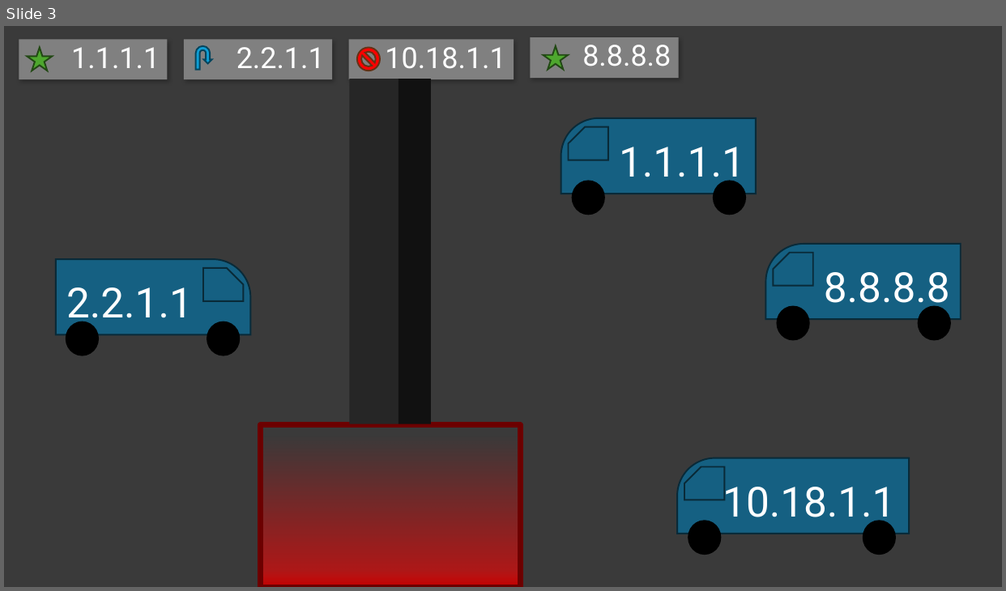
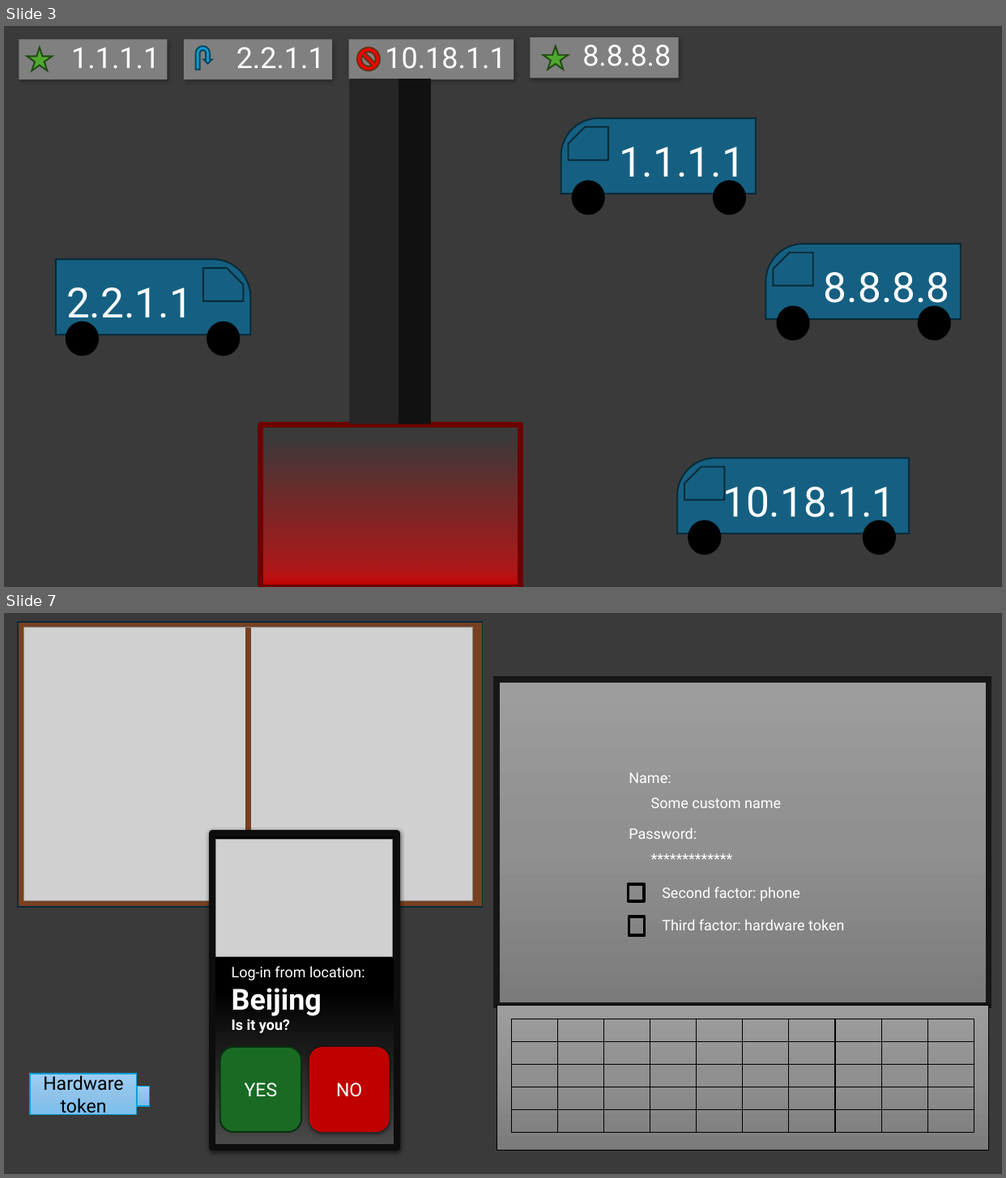
Before and after one commit to EbrithilNogare/TheSecurityGuideToTheInternet, a slide deck: The security guide to the internet - minigames.pptx. Shown one above the other, each under a label of ours: slide 3 before the commit, slides 3 and 7 after it; the slides between them are not shown. The pictures are 1006x591 and 1006x1178 pixels, drawn with LibreOffice and Linux fonts; fonts in the diff are those of the drawing; grey boxes stand for pictures. Boxes give left, top, right and bottom in pixels: in the first picture for what was removed or moved away, otherwise in the second. Text is boxed around its words. In the diff, an @@ line names an element or a change of style, - is before the commit and + after.

```diff
--- a/The security guide to the internet - minigames.pptx
+++ b/The security guide to the internet - minigames.pptx
@@ slide 7 added at box(4, 613, 1002, 1174), background #3A3A3A @@
@@ rectangle added at box(18, 622, 483, 907), fill #774021, outline #092A39 1.5 pt @@
@@ picture added at box(24, 628, 473, 901) @@
@@ line added from (248, 628) to (248, 901), #774021 6 pt @@
@@ rectangle added at box(496, 679, 988, 1006), fill gradient #9D9D9D to #909090 to #7C7C7C, outline #171717 6 pt @@
@@ text added at box(629, 773, 671, 783), 14 pt, text #FFFFFF @@
+Name:
@@ text added at box(651, 798, 781, 808), 14 pt, text #FFFFFF @@
+Some custom name
@@ text added at box(629, 828, 697, 839), 14 pt, text #FFFFFF @@
+Password:
@@ rectangle added at box(212, 833, 397, 1148), fill gradient #4B4B4B to #000000, outline #0D0D0D 6 pt @@
@@ picture added at box(216, 839, 392, 956) @@
@@ text added at box(644, 845, 806, 871), 14 pt, text #FFFFFF @@
+*************
@@ rectangle added at box(629, 884, 644, 902), outline #000000 3 pt @@
@@ text added at box(662, 887, 800, 901), 14 pt, text #FFFFFF @@
+Second factor: phone
@@ rectangle added at box(629, 917, 645, 935), outline #000000 3 pt @@
@@ text added at box(662, 919, 844, 931), 14 pt, text #FFFFFF @@
+Third factor: hardware token
@@ text added at box(232, 966, 365, 1033), 14 pt, text #FFFFFF @@
+Log-in from location:
+Beijing
+Is it you?
@@ rectangle added at box(496, 1005, 988, 1151), fill gradient #9D9D9D to #909090 to #7C7C7C, outline #000000 1 pt @@
@@ table added at box(512, 1020, 976, 1132), 5 rows, 10 columns @@
+ |  |  |  |  |  |  |  |  | 
+ |  |  |  |  |  |  |  |  | 
+ |  |  |  |  |  |  |  |  | 
+ |  |  |  |  |  |  |  |  | 
+ |  |  |  |  |  |  |  |  | 
@@ rounded rectangle added at box(220, 1047, 302, 1132), fill #196B24, outline #0B2F10 1.5 pt, 18 pt, text #FFFFFF @@
+YES
@@ rounded rectangle added at box(309, 1047, 390, 1132), fill #C00000, 18 pt, text #FFFFFF @@
+NO
@@ rectangle added at box(30, 1074, 138, 1115), fill gradient #9ECFF5 to #90C4EB to #7CBEED, outline #0F9ED5 1 pt, 18 pt, text #000000 @@
+Hardware token
@@ rectangle added at box(137, 1086, 149, 1106), fill gradient #9ECFF5 to #90C4EB to #7CBEED, outline #0F9ED5 1 pt @@
```
Also in this commit, not shown: 1 slide removed.
